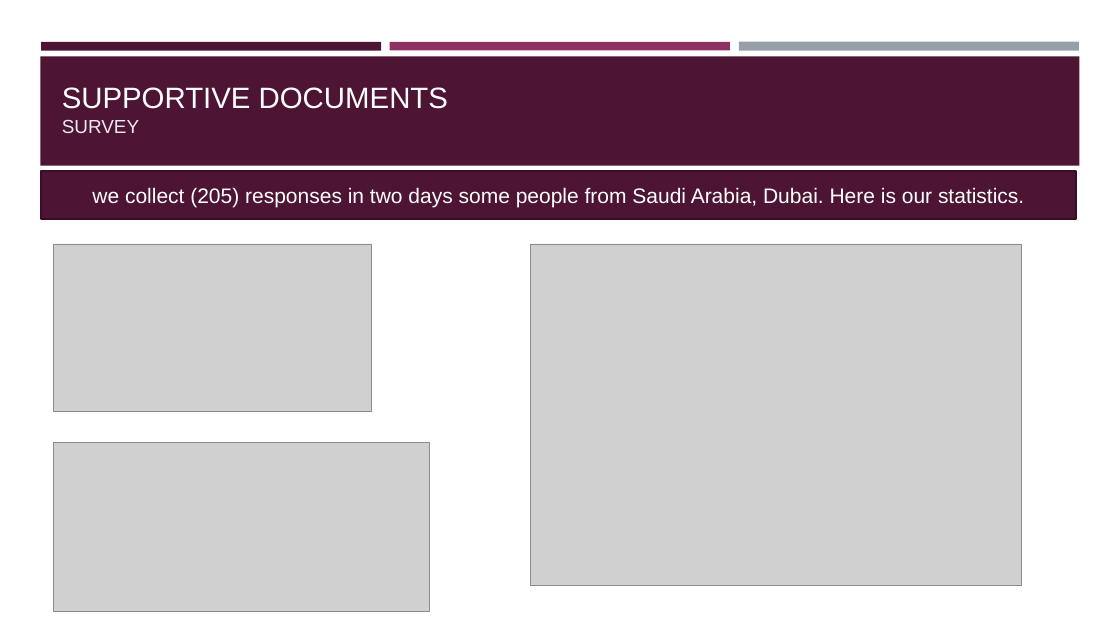
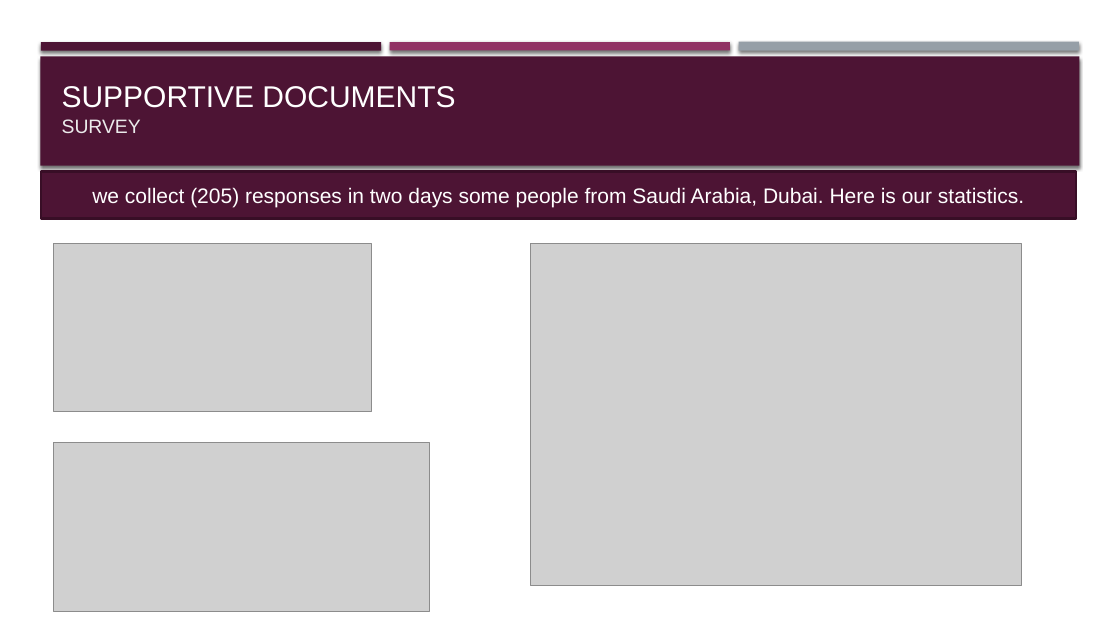
Before and after one commit to YoussifAssem/Genatac, a slide deck: slide 8 of E-Genetics/Proposal/genetics.pptm. Drawn at 1120x630 pixels with LibreOffice and Linux fonts; fonts in the diff are those of the drawing; grey boxes stand for pictures. Boxes give left, top, right and bottom in pixels: in the first picture for what was removed or moved away, otherwise in the second. Text is boxed around its words. In the diff, an @@ line names an element or a change of style, - is before the commit and + after.

```diff
--- a/E-Genetics/Proposal/genetics.pptm
+++ b/E-Genetics/Proposal/genetics.pptm
@@ shadow on in 4 elements at (x1=41, y1=42, x2=381, y2=50), (x1=739, y1=42, x2=1079, y2=51), (x1=390, y1=42, x2=730, y2=50), (x1=40, y1=56, x2=1080, y2=166) @@
@@ text "SUPPORTIVE DOCUMENTS SURVEY" at (x1=62, y1=86, x2=455, y2=133): size 25.2 to 25.8 pt in "SUPPORTIVE DOCUMENTS"; size 16.2 to 16.6 pt in "SURVEY" @@
@@ rectangle "we collect (205) responses in ..." at (x1=41, y1=171, x2=1076, y2=218): outline #390F26 1.75 pt to #390F26 2 pt @@
```
Also in this commit, not shown: 8 other slides changed, 1 slide added, 1 other file.
